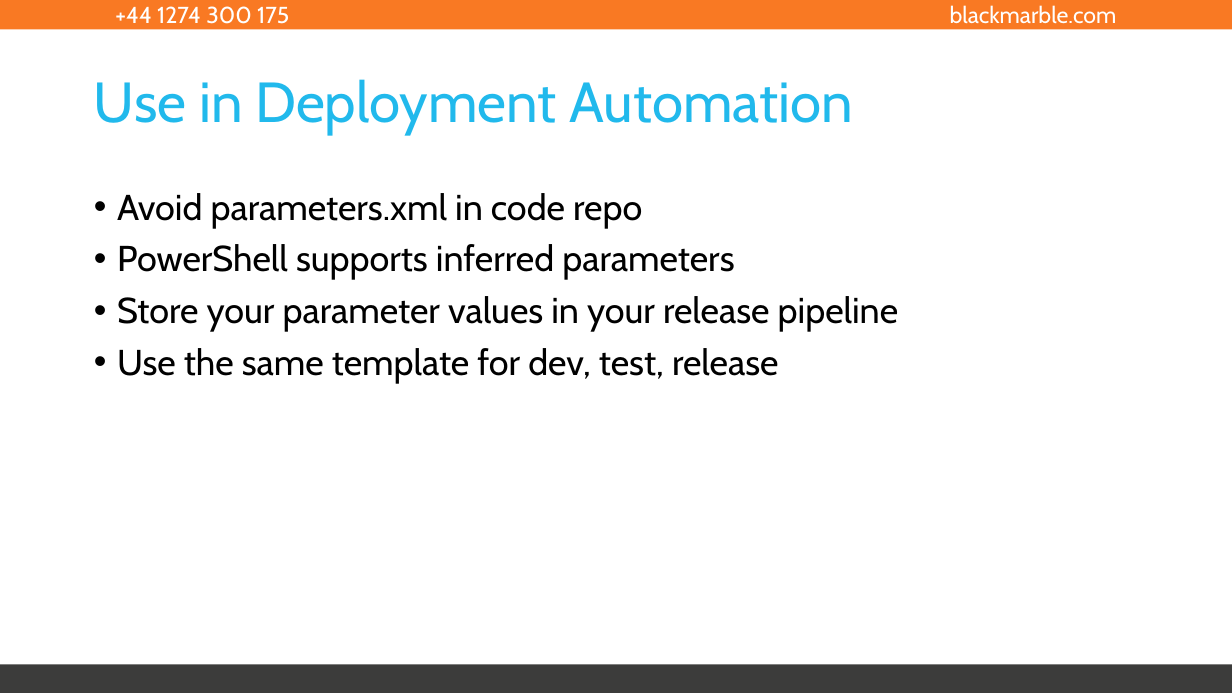
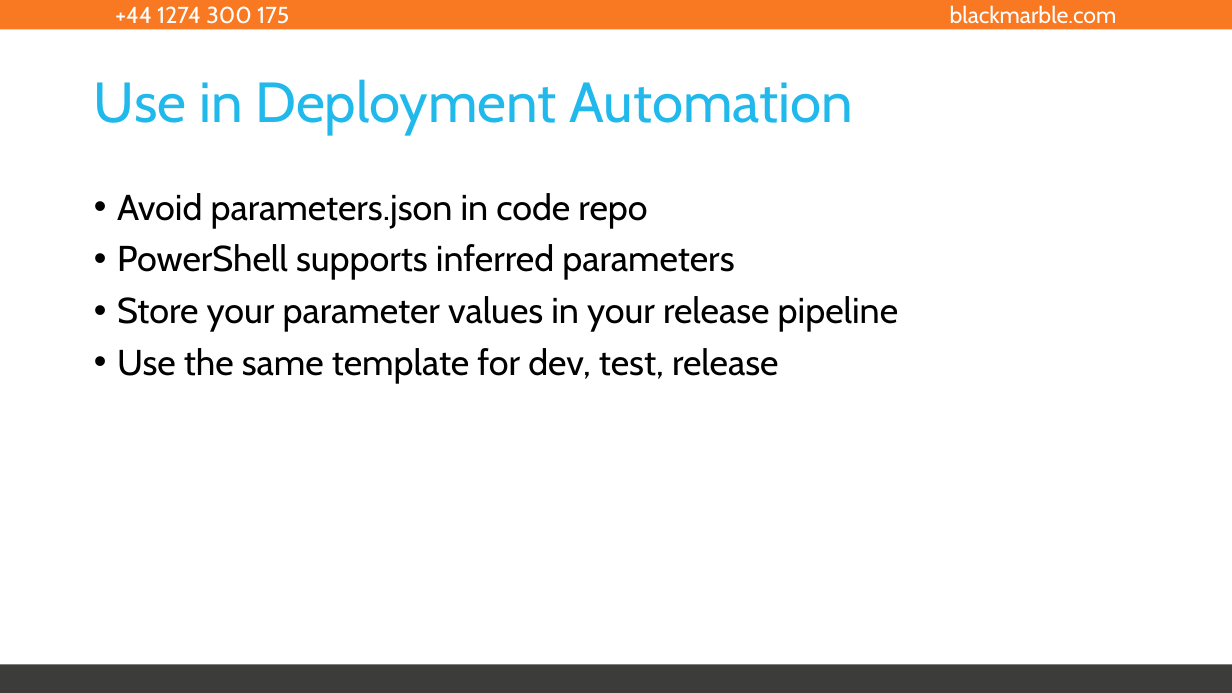
Before and after one commit to rikhepworth/Presentations, a slide deck: slide 16 of ARM Yourself for Effective Azure Provisioning.pptx. Drawn at 1232x693 pixels with LibreOffice and Linux fonts; fonts in the diff are those of the drawing. Boxes give left, top, right and bottom in pixels: in the first picture for what was removed or moved away, otherwise in the second. Text is boxed around its words. In the diff, an @@ line names an element or a change of style, - is before the commit and + after.

```diff
--- a/ARM Yourself for Effective Azure Provisioning.pptx
+++ b/ARM Yourself for Effective Azure Provisioning.pptx
@@ text at (x1=117, y1=193, x2=647, y2=228): text changed @@
-• Avoid parameters.xml in code repo
+• Avoid parameters.json in code repo
```
Also in this commit, not shown: 1 other slide changed.
